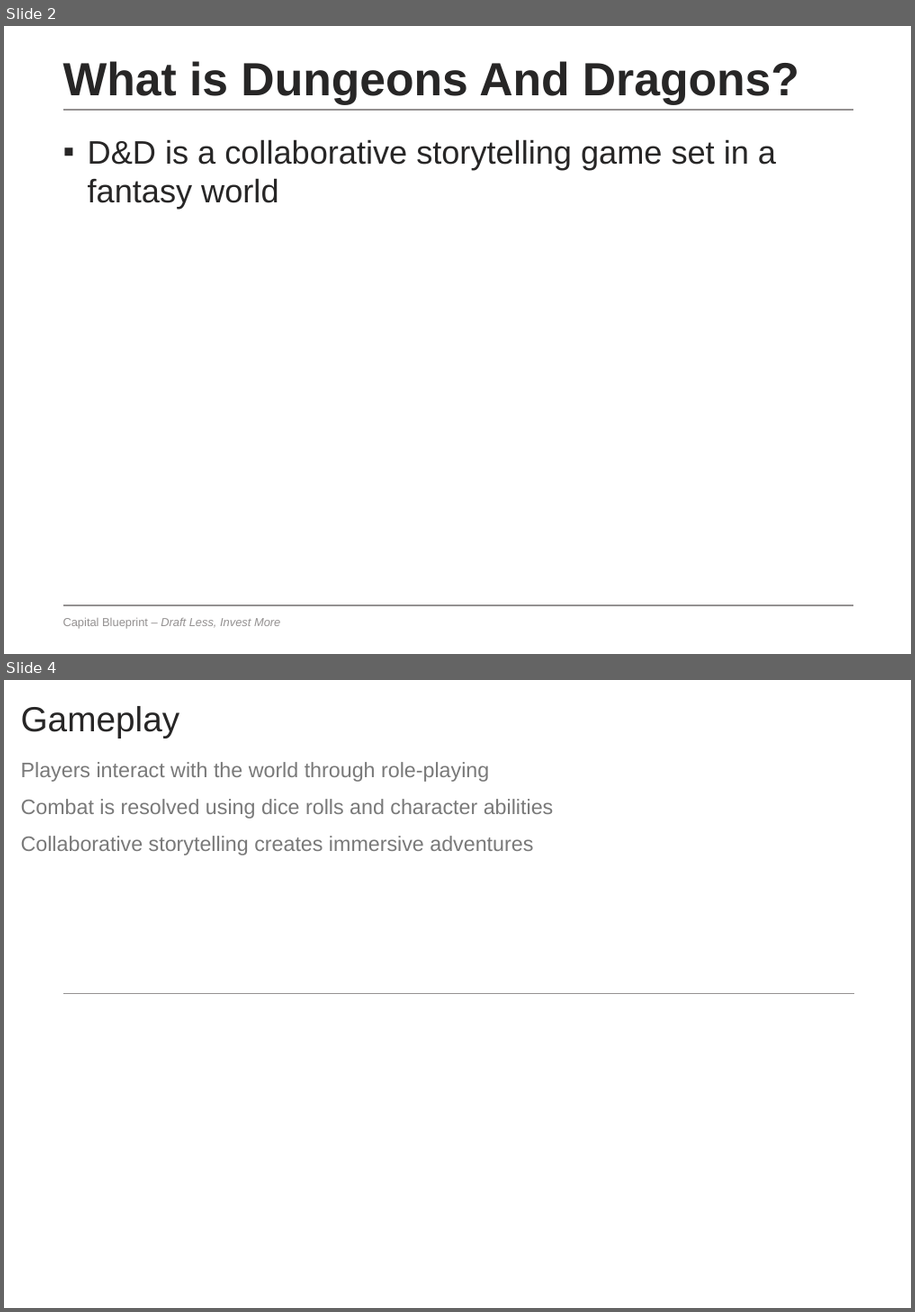
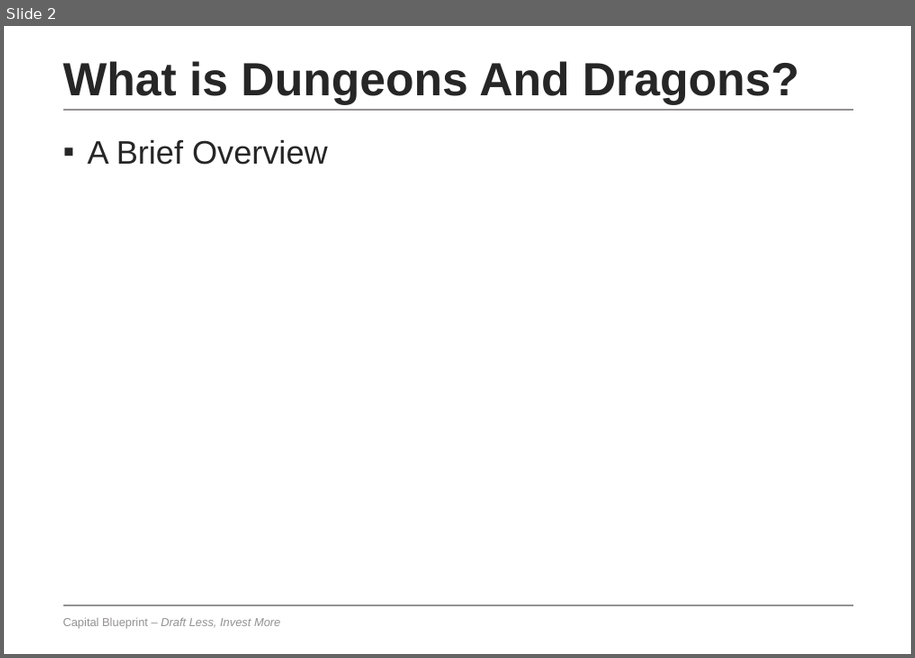
Before and after one commit to manu-sapiens/text2pptx, a slide deck: temp/test_output_option_5.pptx. Shown one above the other, each under a label of ours: slides 2 and 4 before the commit, slide 2 after it; the slides between them are not shown. The pictures are 915x1312 and 915x658 pixels, drawn with LibreOffice and Linux fonts; fonts in the diff are those of the drawing. Boxes give left, top, right and bottom in pixels: in the first picture for what was removed or moved away, otherwise in the second. Text is boxed around its words. In the diff, an @@ line names an element or a change of style, - is before the commit and + after.

```diff
--- a/temp/test_output_option_5.pptx
+++ b/temp/test_output_option_5.pptx
@@ slide 4 removed at box(4, 680, 911, 1308), background #FFFFFF @@
@@ title removed at box(21, 706, 180, 738) @@
-Gameplay
@@ text removed at box(21, 762, 554, 856) @@
-Players interact with the world through role-playing
-Combat is resolved using dice rolls and character abilities
-Collaborative storytelling creates immersive adventures
@@ line removed from (63, 993) to (855, 993) @@
@@ slide 2 changed as well @@
@@ text at box(88, 139, 328, 165): text changed @@
-▪ D&D is a collaborative storytelling game set in a fantasy world
+▪ A Brief Overview
```
Also in this commit, not shown: 5 other slides changed, 1 slide added, 2 other slides removed, 7 other files.
